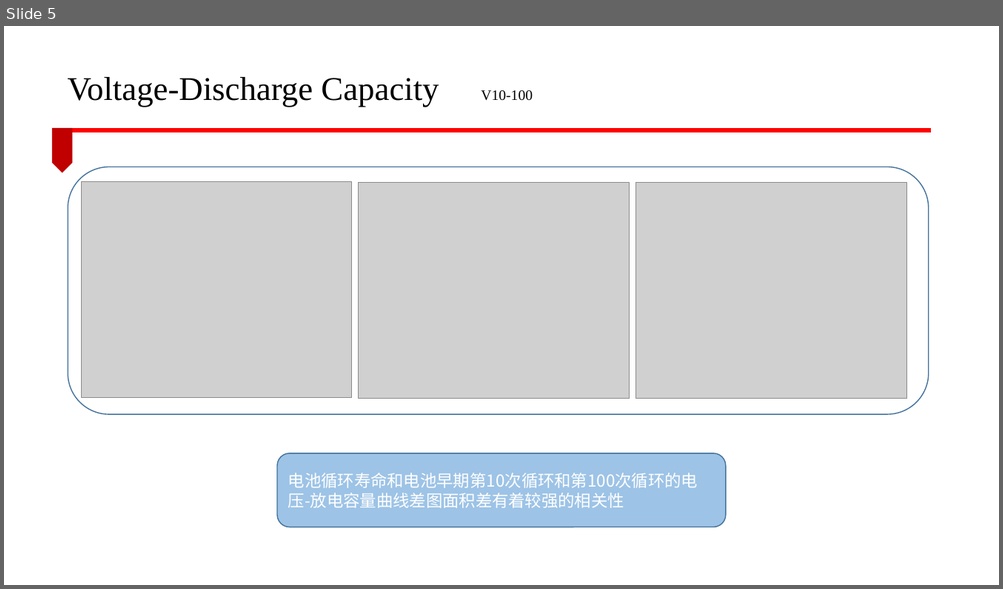
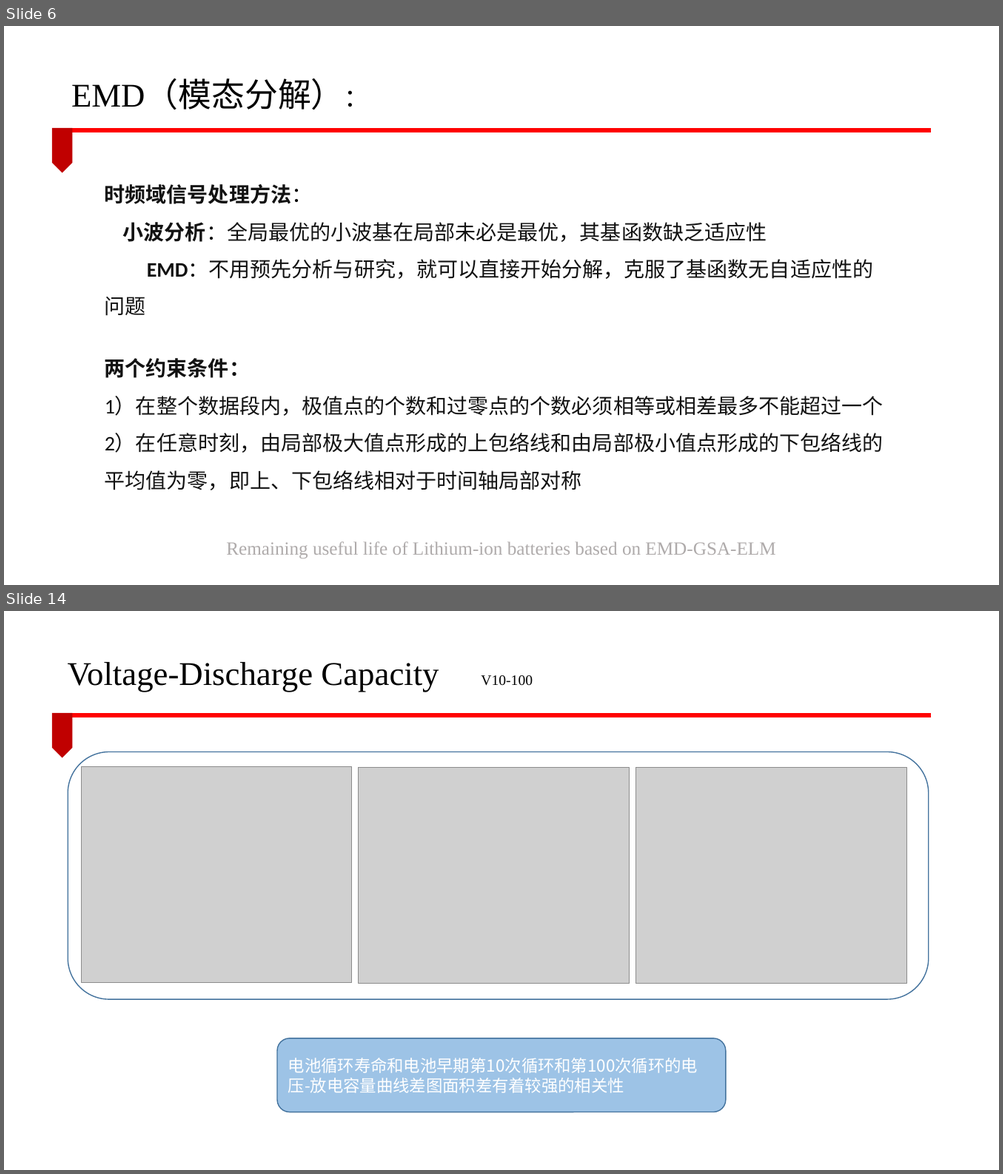
Before and after one commit to lucking666/sys, a slide deck: 卢老师论文汇报/CEEMDAN汇报.pptx. Shown one above the other, each under a label of ours: slide 5 before the commit, slides 6 and 14 after it; the slides between them are not shown. The pictures are 1003x589 and 1003x1174 pixels, drawn with LibreOffice and Linux fonts; fonts in the diff are those of the drawing; grey boxes stand for pictures; background and template pictures are left out. Boxes give left, top, right and bottom in pixels: in the first picture for what was removed or moved away, otherwise in the second. Text is boxed around its words. In the diff, an @@ line names an element or a change of style, - is before the commit and + after.

```diff
--- a/卢老师论文汇报/CEEMDAN汇报.pptx
+++ b/卢老师论文汇报/CEEMDAN汇报.pptx
@@ slide 6 added at bbox=[4, 26, 999, 585], background #FFFFFF; not listed: 2 template elements that a slide beside it also shows @@
@@ text added at bbox=[71, 82, 344, 110], 32 pt, text #000000 @@
+EMD（模态分解）：
@@ text added at bbox=[105, 184, 883, 491], 20 pt, text #121212 @@
+时频域信号处理方法：
+小波分析：全局最优的小波基在局部未必是最优，其基函数缺乏适应性
+EMD：不用预先分析与研究，就可以直接开始分解，克服了基函数无自适应性的问题
+两个约束条件：
+1）在整个数据段内，极值点的个数和过零点的个数必须相等或相差最多不能超过一个
+2）在任意时刻，由局部极大值点形成的上包络线和由局部极小值点形成的下包络线的平均值为零，即上、下包络线相对于时间轴局部对称
@@ text added at bbox=[226, 542, 775, 559], 18 pt, text #AFABAB @@
+Remaining useful life of Lithium-ion batteries based on EMD-GSA-ELM
@@ what was slide 5 is now slide 14 @@
```
Also in this commit, not shown: 3 slides changed, 9 other slides added, 1 slide removed, 2 other files.
